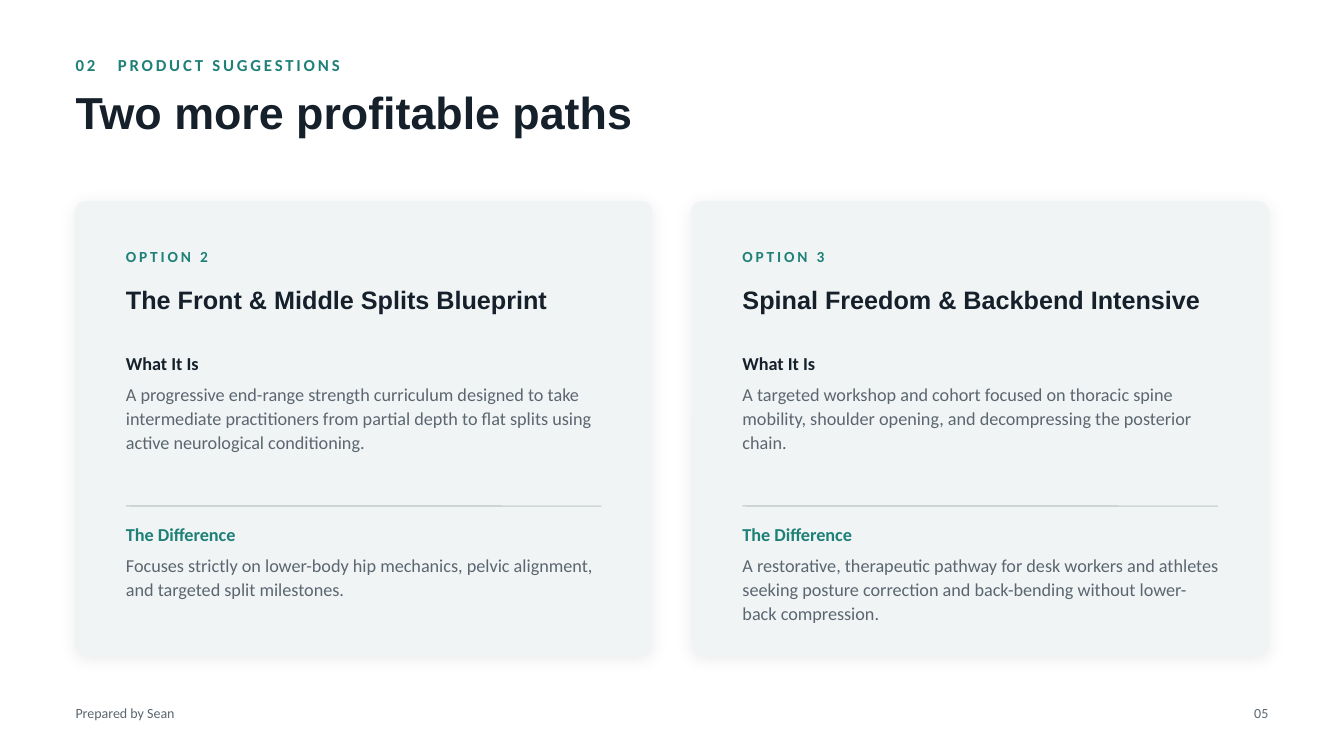
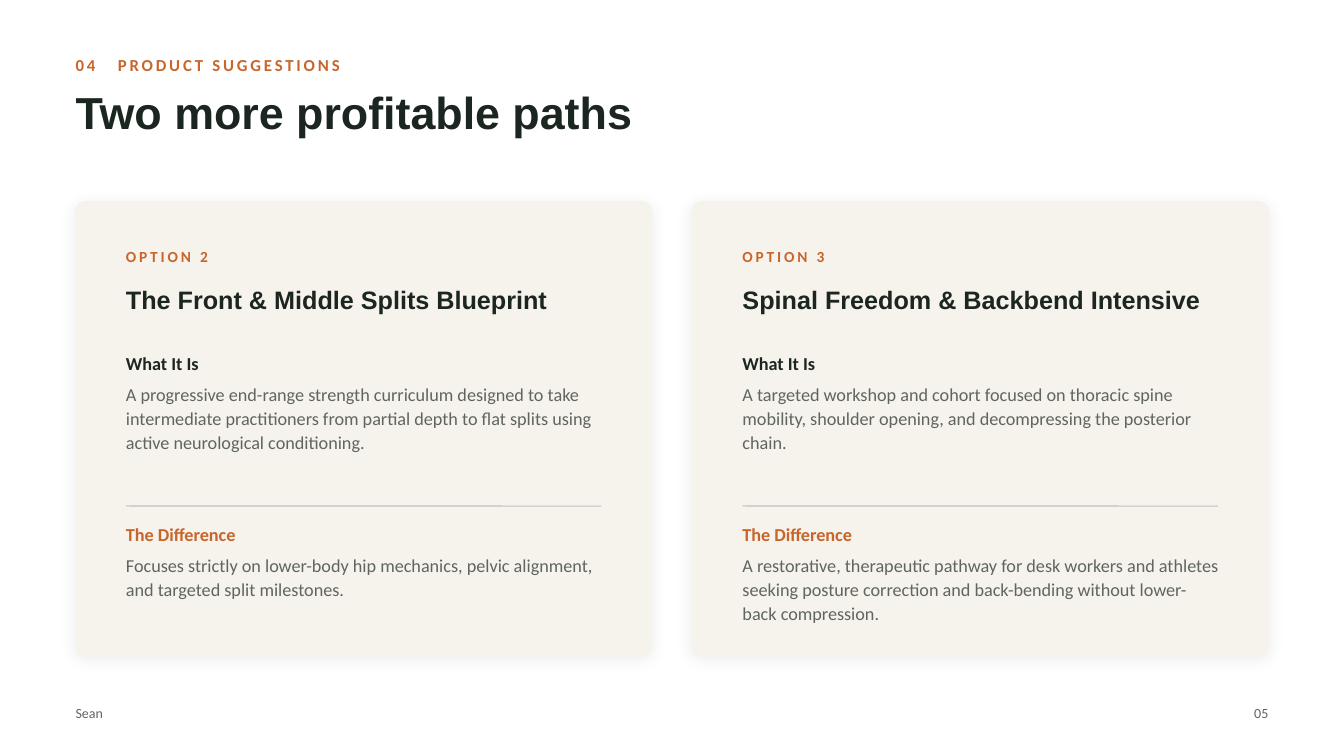
Before and after one commit to supsean/First-App-Sean, a slide deck: slide 5 of decks/mobility-audit.pptx. Drawn at 1344x756 pixels with LibreOffice and Linux fonts; fonts in the diff are those of the drawing. Boxes give left, top, right and bottom in pixels: in the first picture for what was removed or moved away, otherwise in the second. Text is boxed around its words. In the diff, an @@ line names an element or a change of style, - is before the commit and + after.

```diff
--- a/decks/mobility-audit.pptx
+++ b/decks/mobility-audit.pptx
@@ text at box(76, 60, 339, 71): text changed; text colour #1E8077 to #C8652A @@
-02 PRODUCT SUGGESTIONS
+04 PRODUCT SUGGESTIONS
@@ rounded rectangle at box(76, 202, 652, 655): fill #F0F4F5 to #F6F2EC; outline #F0F4F5 0.5 pt to #F6F2EC 0.5 pt @@
@@ rounded rectangle at box(693, 202, 1269, 655): fill #F0F4F5 to #F6F2EC; outline #F0F4F5 0.5 pt to #F6F2EC 0.5 pt @@
@@ text colour #1E8077 to #C8652A in 4 elements at box(126, 252, 208, 262), box(126, 528, 236, 541), box(742, 252, 825, 262), box(742, 528, 852, 541) @@
@@ text at box(76, 709, 103, 718): text changed; text colour #5B6670 to #5F665F @@
-Prepared by Sean
+Sean
@@ text colour #5B6670 to #5F665F in 5 elements at box(126, 388, 591, 452), box(126, 559, 593, 599), box(742, 388, 1191, 449), box(742, 559, 1218, 623), box(1254, 709, 1268, 718) @@
```
Also in this commit, not shown: 6 other slides changed, 1 other file.
